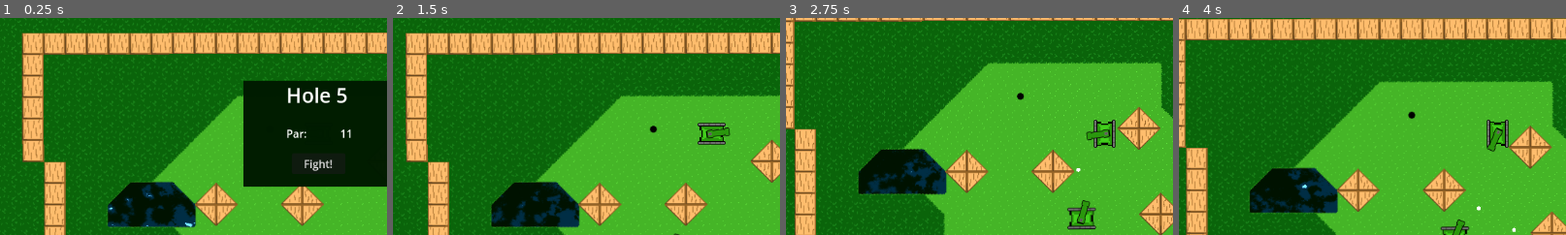
Above: before the commit, frames 1-4 (left to right).
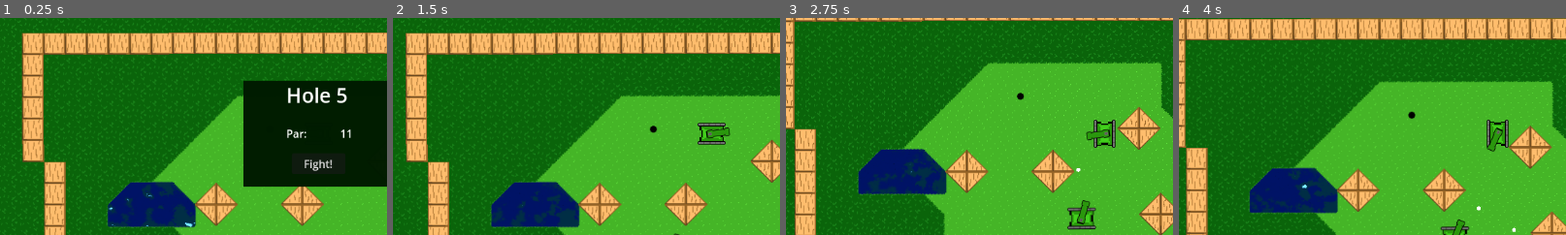
Above: after the commit, the same moments.

Repository: Sabertooth-Software/Bunker-Buster
Game: Godot game, scene res://Scenes/Levels/Hole 5.tscn
The game is run twice, just before and just after one commit, with the same random seed, the same clock (stepped at 60 frames per second) and the same inputs. This scene is started directly instead of the project's main scene. The engine's default icon, where the game draws it, is replaced by a stand-in: a white triangle on a blue panel in a dark square.
Inputs (mouse positions are % of the whole screen's width and height, from its top left):
- Up to frame 1 (0.25 s): no input
- Up to frame 2 (1.5 s): click "Fight!" at 0.5 s; move the mouse to (72, 45) at 1.27 s; press the mouse at (72, 45) at 1.28 s; hold Right (right) from 1.28 s (still down)
- Up to frame 3 (2.75 s): move the mouse to (30, 55) at 2.02 s; release Right (right) at 2.03 s; release the mouse at (30, 55) at 2.03 s; hold S (down) from 2.03 s (still down); click (30, 55) at 2.1 s
- Up to frame 4 (4 s): move the mouse to (60, 28) at 2.77 s; release S (down) at 2.78 s; press the mouse at (60, 28) at 2.78 s; hold Right (right) 2.78-3.53 s; tap Space (shoot) at 2.85 s; move the mouse to (45, 70) at 3.52 s; release the mouse at (45, 70) at 3.53 s; hold Up (up) from 3.53 s (still down); click (45, 70) at 3.6 s
The pictures show only the part of the screen within x 9-59%, y 23-73%; the shares and areas given below are measured in that part.

The runs differ from the first frame. In frame 1, 3.0% of the frame differs, in the area x 27-51%, y 75-97%; in frame 2, 3.3%, in the area x 25-49%, y 75-97%; in frame 3, 3.3%; in frame 4, 3.1%.

Commit message:
fix golf ball bug

Diff:
--- a/Scenes/Levels/Hole 4.tscn
+++ b/Scenes/Levels/Hole 4.tscn
@@ -50,7 +50,7 @@
 layer_4/tile_data = PackedInt32Array(-786413, 131073, 0, -327669, 1, 0)
 layer_5/name = "Water"
 layer_5/enabled = true
-layer_5/modulate = Color(0.227451, 0.156863, 0.00392157, 1)
+layer_5/modulate = Color(0.160784, 0.160784, 0.992157, 1)
 layer_5/y_sort_enabled = false
 layer_5/y_sort_origin = 0
 layer_5/z_index = -5
--- a/Scenes/Levels/Hole 5.tscn
+++ b/Scenes/Levels/Hole 5.tscn
@@ -49,7 +49,7 @@
 layer_4/tile_data = PackedInt32Array()
 layer_5/name = "Water"
 layer_5/enabled = true
-layer_5/modulate = Color(0.227451, 0.156863, 0.00392157, 1)
+layer_5/modulate = Color(0.160784, 0.160784, 0.992157, 1)
 layer_5/y_sort_enabled = false
 layer_5/y_sort_origin = 0
 layer_5/z_index = -5
--- a/Scenes/Levels/Hole 6.tscn
+++ b/Scenes/Levels/Hole 6.tscn
@@ -50,7 +50,7 @@
 layer_4/tile_data = PackedInt32Array()
 layer_5/name = "Water"
 layer_5/enabled = true
-layer_5/modulate = Color(0.227451, 0.156863, 0.00392157, 1)
+layer_5/modulate = Color(0.160784, 0.160784, 0.992157, 1)
 layer_5/y_sort_enabled = false
 layer_5/y_sort_origin = 0
 layer_5/z_index = -5
--- a/Scenes/Levels/Hole 7.tscn
+++ b/Scenes/Levels/Hole 7.tscn
@@ -49,7 +49,7 @@
 layer_4/tile_data = PackedInt32Array()
 layer_5/name = "Water"
 layer_5/enabled = true
-layer_5/modulate = Color(0.227451, 0.156863, 0.00392157, 1)
+layer_5/modulate = Color(0.160784, 0.160784, 0.992157, 1)
 layer_5/y_sort_enabled = false
 layer_5/y_sort_origin = 0
 layer_5/z_index = -5
--- a/Scenes/Levels/Hole 8.tscn
+++ b/Scenes/Levels/Hole 8.tscn
@@ -49,7 +49,7 @@
 layer_4/tile_data = PackedInt32Array()
 layer_5/name = "Water"
 layer_5/enabled = true
-layer_5/modulate = Color(0.227451, 0.156863, 0.00392157, 1)
+layer_5/modulate = Color(0.160784, 0.160784, 0.992157, 1)
 layer_5/y_sort_enabled = false
 layer_5/y_sort_origin = 0
 layer_5/z_index = -5
--- a/Scripts/Objects/golf_ball.gd
+++ b/Scripts/Objects/golf_ball.gd
@@ -13,6 +13,7 @@
 var _shoot_vector: Vector2
 var _deccel: float
 var _proportion: float
+var _putting: bool
 
 # Called when the node enters the scene tree for the first time.
 func _ready():
@@ -24,19 +25,21 @@
 func _process(_delta):
 	if GameModeManager.get_current_mode() == GameModeManager.Mode.GOLF and linear_velocity.length() < 5:
 		if Input.is_action_just_pressed("putt"):
+			_putting = true
 			arrow.visible = true
 			_start_position = get_global_mouse_position()
-		if Input.is_action_pressed("putt"):
+		if Input.is_action_pressed("putt") and _putting:
 			_shoot_vector = _start_position - get_global_mouse_position()
 			_proportion = clampf(_shoot_vector.length()/max_shot_power, 0, 1)
 			arrow.scale.y = _proportion * .75
 			arrow.global_rotation = _shoot_vector.normalized().angle() + (PI/2)
-		if Input.is_action_just_released("putt"):
+		if Input.is_action_just_released("putt") and _putting:
 			arrow.visible = false
 			_shoot_vector = _shoot_vector.normalized() * speed_modifier * _proportion
 			apply_central_impulse(_shoot_vector)
 			arrow.scale.y = 0
 			ShotCounter.shoot.emit()
+			_putting = false
 
 func _physics_process(_delta):
 	var slow_vector: Vector2 = lerp(linear_velocity, Vector2.ZERO, _deccel) * -1
